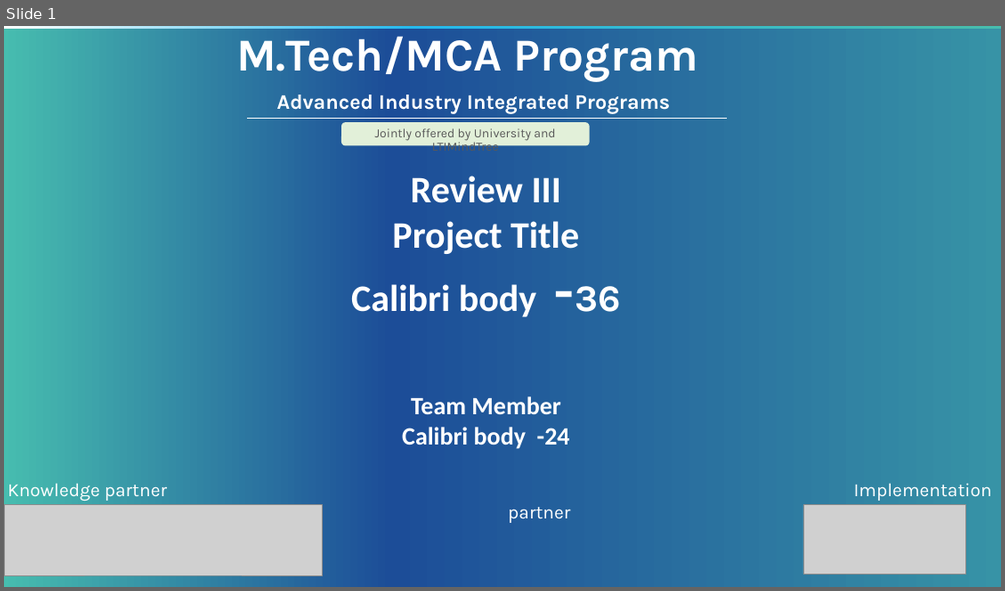
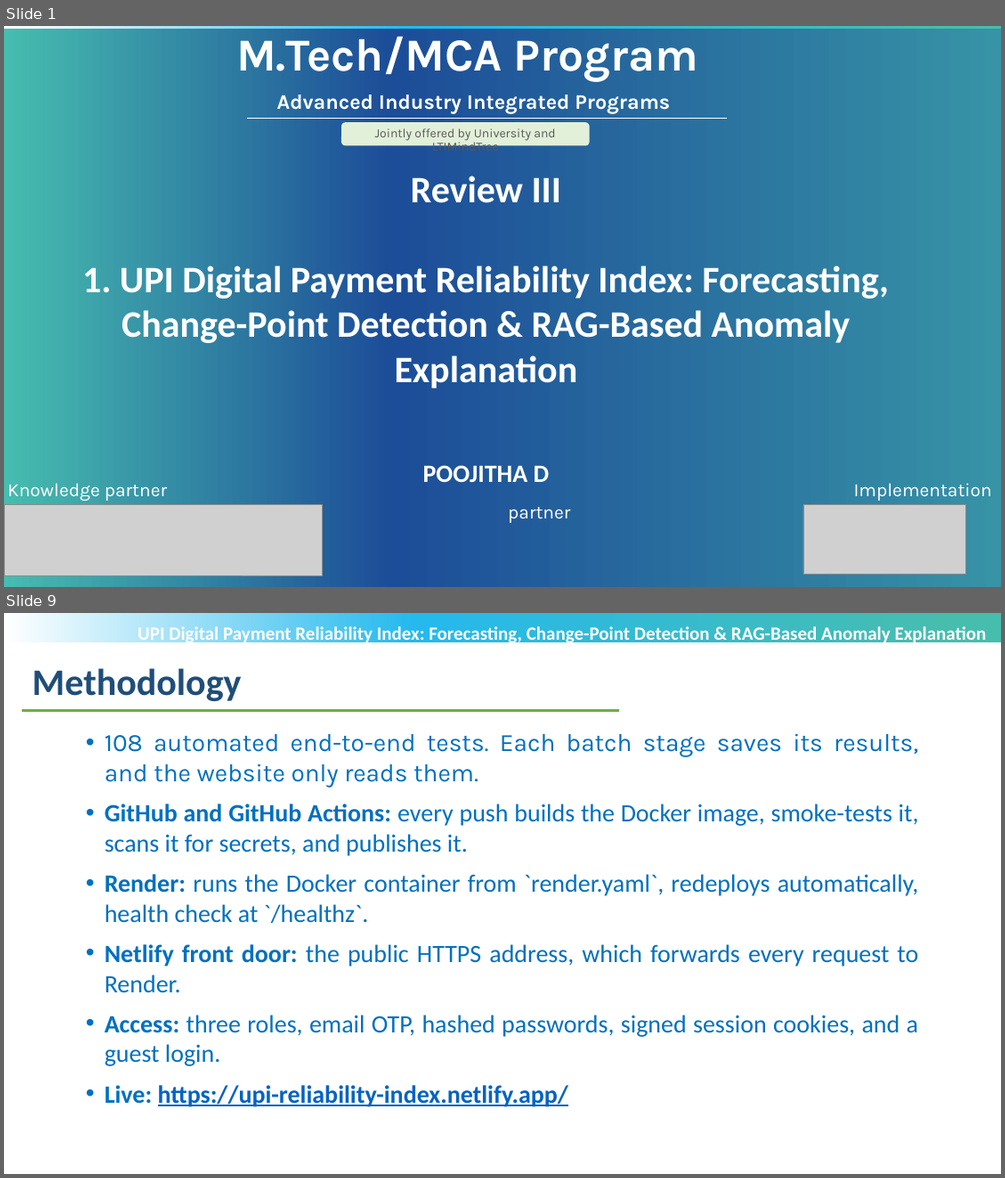
Before and after one commit to POOJITHA-02/lti-proj, a slide deck: MTech-Project_Review3_PPT_Template_V1.pptx. Shown one above the other, each under a label of ours: slide 1 before the commit, slides 1 and 9 after it; the slides between them are not shown. The pictures are 1005x591 and 1005x1178 pixels, drawn with LibreOffice and Linux fonts; fonts in the diff are those of the drawing; grey boxes stand for pictures; background and template pictures are left out. Boxes give left, top, right and bottom in pixels: in the first picture for what was removed or moved away, otherwise in the second. Text is boxed around its words. In the diff, an @@ line names an element or a change of style, - is before the commit and + after.

```diff
--- a/MTech-Project_Review3_PPT_Template_V1.pptx
+++ b/MTech-Project_Review3_PPT_Template_V1.pptx
@@ slide 9 added at (4, 613, 1001, 1174), background #FFFFFF; not listed: 1 template element that a slide beside it also shows @@
@@ text added at (138, 624, 987, 645), 18 pt, text #FFFFFF, bold @@
+UPI Digital Payment Reliability Index: Forecasting, Change-Point Detection & RAG-Based Anomaly Explanation
@@ text added at (32, 668, 242, 701), 36 pt, text #1F4E79, bold @@
+Methodology
@@ line added from (22, 710) to (619, 710), #70AD47 2.25 pt @@
@@ text added at (105, 733, 919, 1107), 24 pt, text #0070C0 @@
+• 108 automated end-to-end tests. Each batch stage saves its results, and the website only reads them.
+• GitHub and GitHub Actions: every push builds the Docker image, smoke-tests it, scans it for secrets, and publishes it.
+• Render: runs the Docker container from `render.yaml`, redeploys automatically, health check at `/healthz`.
+• Netlify front door: the public HTTPS address, which forwards every request to Render.
+• Access: three roles, email OTP, hashed passwords, signed session cookies, and a guest login.
+• Live: https://upi-reliability-index.netlify.app/
@@ slide 1 changed as well @@
@@ text at (82, 265, 889, 482): text changed @@
-Project Title
-Calibri body -36
-Team Member
-Calibri body -24
+1. UPI Digital Payment Reliability Index: Forecasting, Change-Point Detection & RAG-Based Anomaly Explanation
+POOJITHA D
```
Also in this commit, not shown: 1 other slide changed, 17 other slides added, 9 slides removed.
